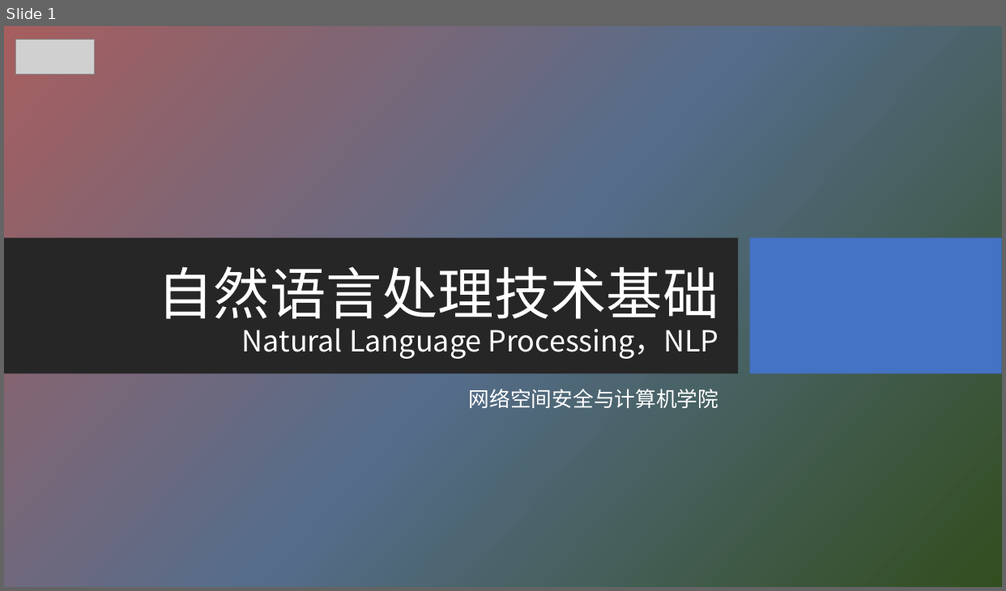
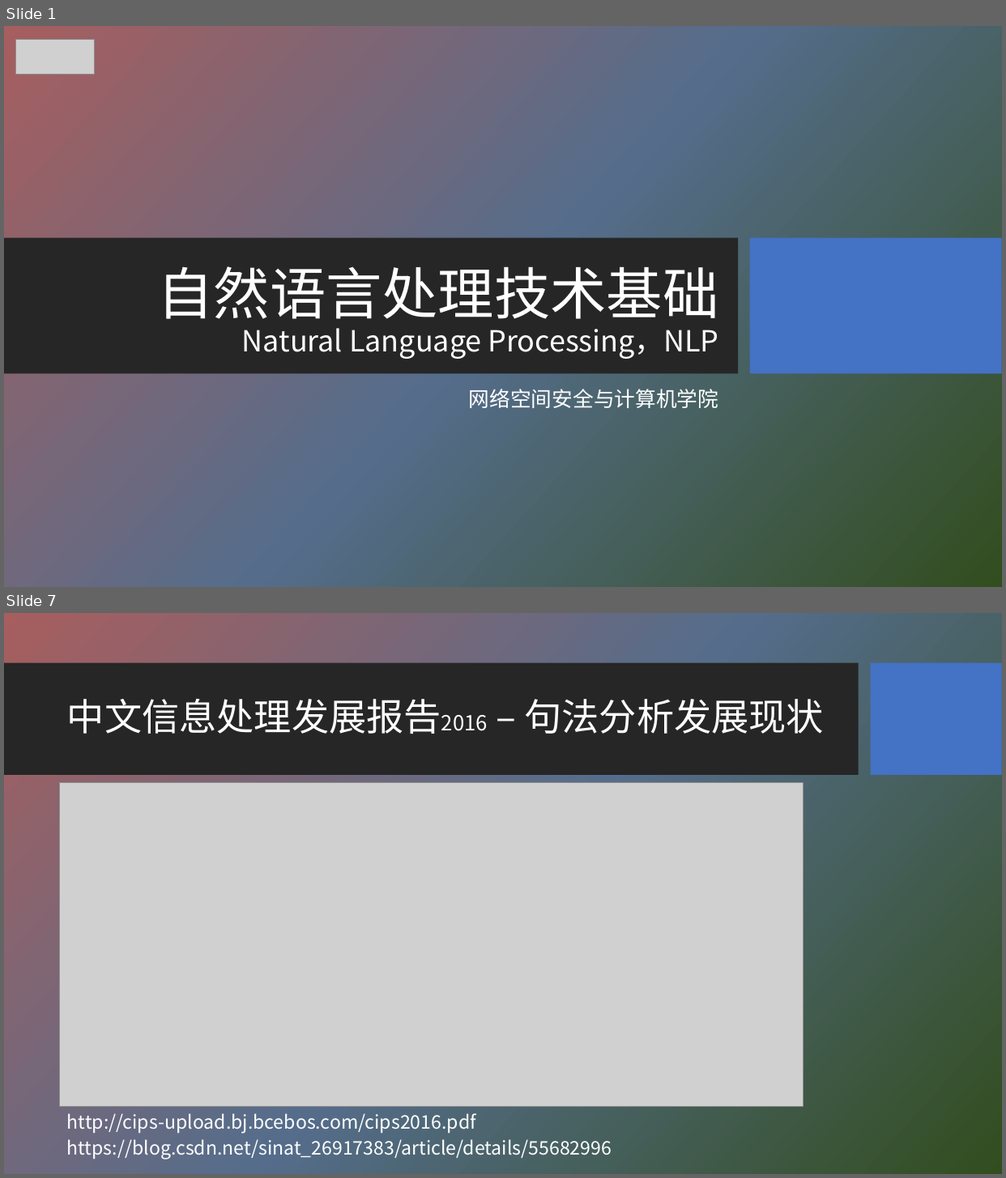
Before and after one commit to HBU/NLP_PPT, a slide deck: PPT-2020/ch08 句法分析.pptx. Shown one above the other, each under a label of ours: slide 1 before the commit, slides 1 and 7 after it; the slides between them are not shown. The pictures are 1006x591 and 1006x1178 pixels, drawn with LibreOffice and Linux fonts; fonts in the diff are those of the drawing; grey boxes stand for pictures; background and template pictures are left out. Boxes give left, top, right and bottom in pixels: in the first picture for what was removed or moved away, otherwise in the second. Text is boxed around its words. In the diff, an @@ line names an element or a change of style, - is before the commit and + after.

```diff
--- a/PPT-2020/ch08 句法分析.pptx
+++ b/PPT-2020/ch08 句法分析.pptx
@@ slide 7 added at box(4, 613, 1002, 1174), background picture (left out) @@
@@ rectangle added at box(4, 663, 859, 776), fill #262626 @@
@@ rectangle added at box(871, 663, 1002, 776), fill #4472C4 @@
@@ title added at box(67, 699, 825, 734), 36 pt, text #FFFFFF @@
+中文信息处理发展报告2016 – 句法分析发展现状
@@ picture added at box(59, 782, 803, 1106) @@
@@ text added at box(67, 1114, 476, 1133), 18 pt, text #FFFFFF @@
+http://cips-upload.bj.bcebos.com/cips2016.pdf
@@ text added at box(67, 1139, 612, 1159), 18 pt, text #FFFFFF @@
+https://blog.csdn.net/sinat_26917383/article/details/55682996
```
Also in this commit, not shown: 2 slides changed, 9 other slides added, 5 slides removed, 1 other file.
